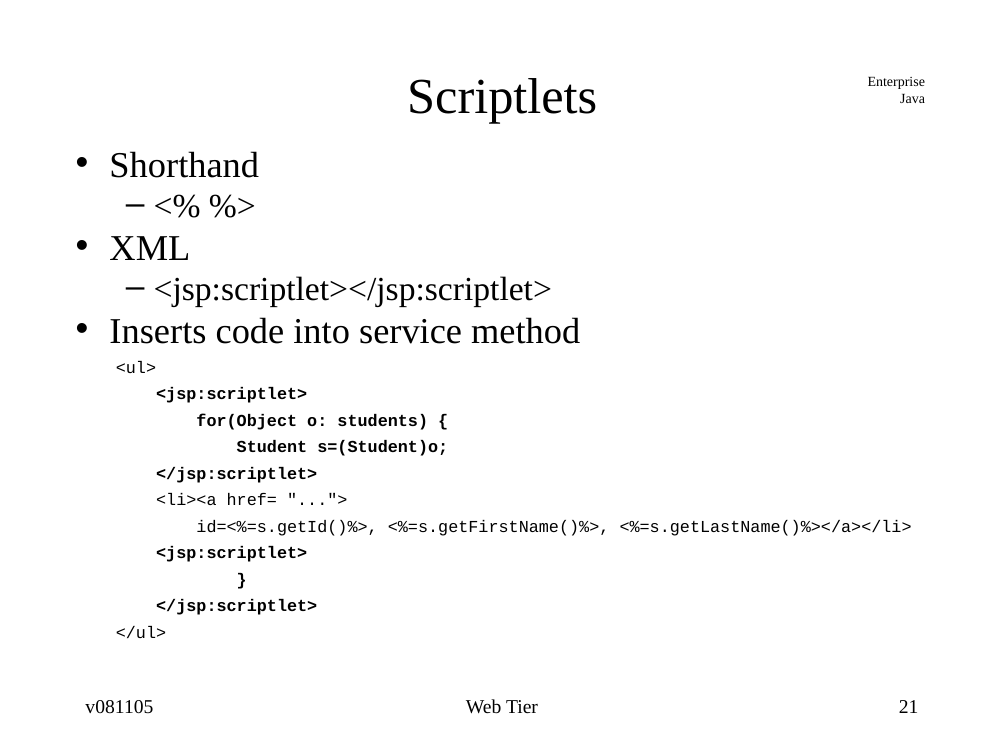
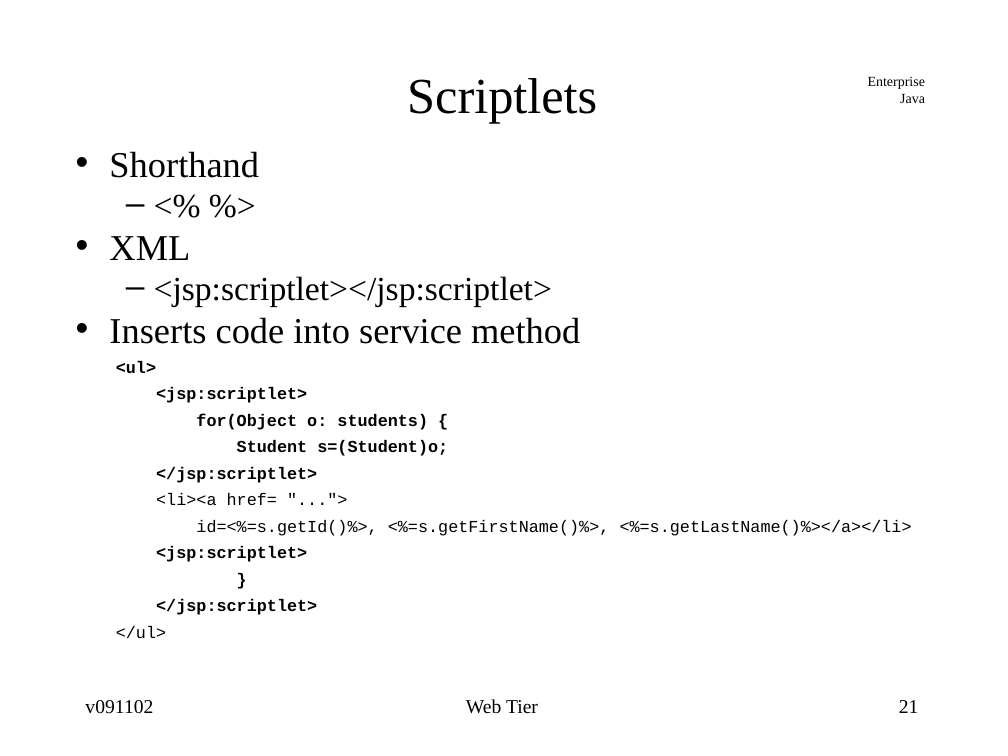
Before and after one commit to jcstaff/ejava-javaee, a slide deck: slide 21 of webtier/src/site/resources/lectures/webTier.ppt. Drawn at 1008x756 pixels with LibreOffice and Linux fonts; fonts in the diff are those of the drawing. Boxes give left, top, right and bottom in pixels: in the first picture for what was removed or moved away, otherwise in the second. Text is boxed around its words. In the diff, an @@ line names an element or a change of style, - is before the commit and + after.

```diff
--- a/webtier/src/site/resources/lectures/webTier.ppt
+++ b/webtier/src/site/resources/lectures/webTier.ppt
@@ text at (116,361,156,373): bold on in "<ul>" @@
@@ text at (85,700,153,714): text changed @@
-v081105
+v091102
```
Also in this commit, not shown: 52 other slides changed, 9 other files.
